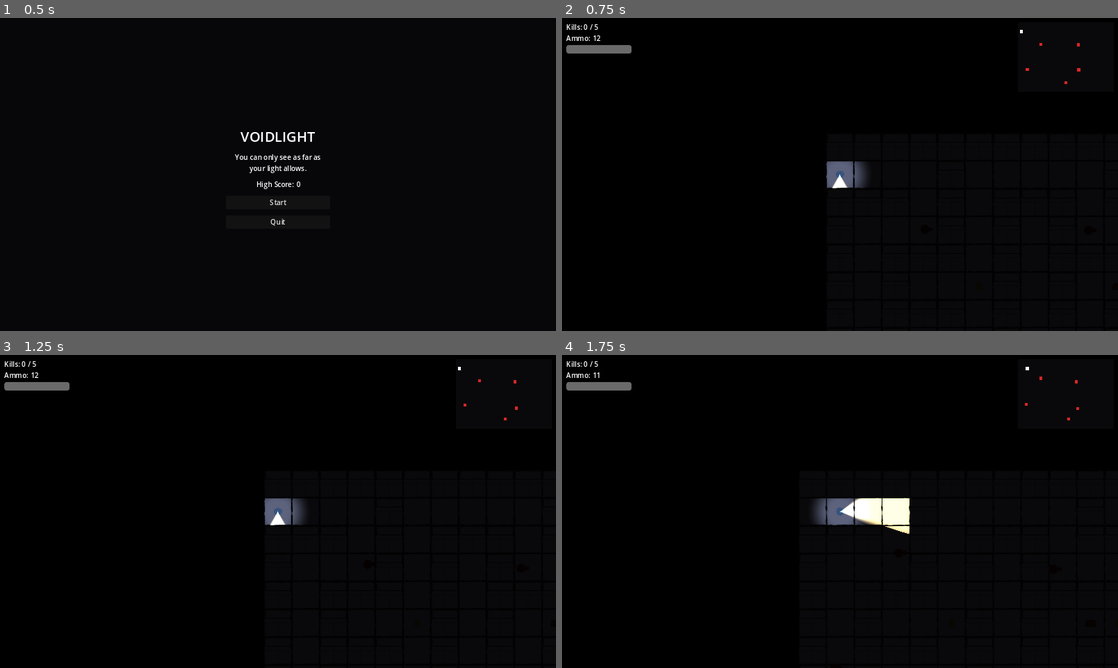
Above: before the commit, frames 1-4 (two rows, left to right).
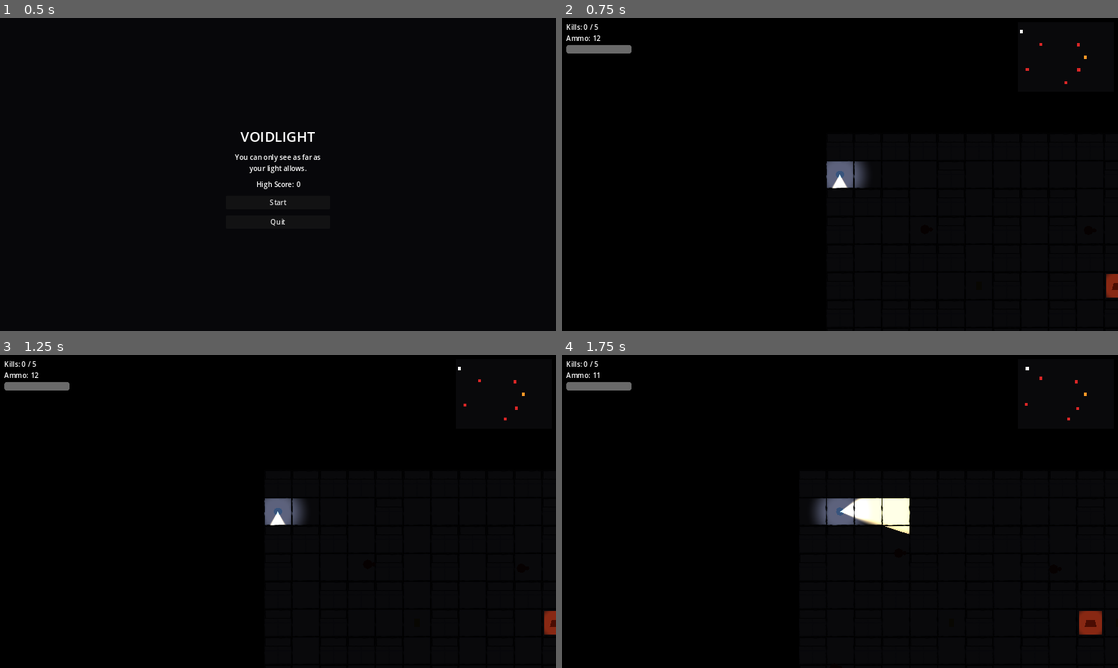
Above: after the commit, the same moments.

Repository: SonponYe/project_Voidlight
Game: Godot game, scene res://scenes/ui/main_menu.tscn
Same seed, same stepped clock (60 frames per second), same inputs: the game is played once before the commit and once after it.
Inputs (mouse positions are in pixels of both pictures, inside the frame that each line leads up to):
- Up to frame 1 (0.5 s): no input
- Up to frame 2 (0.75 s): click "Start" at 0.5 s
- Up to frame 3 (1.25 s): no input
- Up to frame 4 (1.75 s): tap Enter at 1.25 s; move the mouse to (962, 495) at 1.27 s; hold D (move_right) from 1.28 s (still down); click (962, 495) at 1.35 s

Frame 1 is identical in both runs. In frame 2, 0.2% of the frame differs, in the area x 93-100%, y 12-90%; in frame 3, 0.2%; in frame 4, 0.3%, in the area x 93-98%, y 12-90%.

Commit message:
Fireplaces: visible on the minimap, faint ember glow before ignition
Two separate discoverability complaints about the same object: you
couldn't find it on the map, and you couldn't see it in the world
until you were right on top of it.

- Minimap gets a generic register_landmark() (fixed position, fixed
  color, never removed) alongside the existing enemy-dot tracking.
  Level manager registers everything in the "landmarks" group, which
  fireplaces now join.
- Fireplaces get a second, always-on, small/dim PointLight2D ("dying
  embers") independent of the big ignition glow, so an unlit one is
  spottable from a short distance instead of invisible in the dark.

Co-Authored-By: Claude Sonnet 5 <noreply@anthropic.com>

Diff:
--- a/scenes/world/fireplace.tscn
+++ b/scenes/world/fireplace.tscn
@@ -23,4 +23,9 @@
 energy = 1.6
 shadow_enabled = true
 
+[node name="EmberGlow" type="PointLight2D" parent="."]
+color = Color(1, 0.55, 0.3, 1)
+energy = 0.5
+shadow_enabled = true
+
 [node name="FlameAudio" type="AudioStreamPlayer2D" parent="."]
--- a/scripts/ui/minimap.gd
+++ b/scripts/ui/minimap.gd
@@ -10,6 +10,7 @@
 
 var _player: Node2D
 var _enemy_dots: Dictionary = {}  # Enemy -> ColorRect
+var _landmark_dots: Dictionary = {}  # Node2D -> ColorRect, static position, never removed
 
 
 func setup(player: Node2D, monsters: Node, bounds: Rect2) -> void:
@@ -29,6 +30,18 @@
 	add_child(dot)
 	_enemy_dots[enemy] = dot
 	enemy.killed.connect(_on_enemy_killed)
+
+
+## For things that aren't enemies but are still worth finding on the map —
+## fireplaces, etc. Fixed position, fixed color, never removed.
+func register_landmark(landmark: Node2D, color: Color) -> void:
+	var dot := ColorRect.new()
+	dot.color = color
+	dot.size = dot_size
+	dot.mouse_filter = Control.MOUSE_FILTER_IGNORE
+	add_child(dot)
+	_landmark_dots[landmark] = dot
+	dot.position = _world_to_local(landmark.global_position) - dot_size / 2.0
 
 
 func _on_enemy_killed(enemy: Node) -> void:
--- a/scripts/world/fireplace.gd
+++ b/scripts/world/fireplace.gd
@@ -8,11 +8,13 @@
 
 @export var burn_duration := 15.0
 @export var light_radius := 420.0
+@export var ember_radius := 50.0
 
 const _TEX_SIZE := 256
 const _TEX_RANGE := 240.0
 
 @onready var glow: PointLight2D = $FirelightGlow
+@onready var ember_glow: PointLight2D = $EmberGlow
 @onready var flame_audio: AudioStreamPlayer2D = $FlameAudio
 
 var _lit := false
@@ -20,10 +22,17 @@
 
 
 func _ready() -> void:
+	add_to_group("landmarks")
 	body_entered.connect(_on_body_entered)
-	glow.texture = _build_radial_texture()
+	glow.texture = _build_radial_texture(1.0, 0.7, 0.35)
 	glow.texture_scale = light_radius / _TEX_RANGE
 	glow.enabled = false
+	# Always on, small and dim — so an unlit fireplace is still spottable
+	# from a short distance instead of being invisible until you're on top
+	# of it, the same way the player's own ambient glow works.
+	ember_glow.texture = _build_radial_texture(1.0, 0.45, 0.2)
+	ember_glow.texture_scale = ember_radius / _TEX_RANGE
+	ember_glow.enabled = true
 
 
 func _physics_process(delta: float) -> void:
@@ -59,8 +68,8 @@
 
 
 ## Soft circular falloff, no angle restriction (unlike the player's cone) —
-## built once per fireplace the same way the player builds its own cookie.
-func _build_radial_texture() -> ImageTexture:
+## built once per fireplace the same way the player builds its own cookies.
+func _build_radial_texture(r: float, g: float, b: float) -> ImageTexture:
 	var img := Image.create(_TEX_SIZE, _TEX_SIZE, false, Image.FORMAT_RGBA8)
 	var c := _TEX_SIZE / 2.0
 	for y in _TEX_SIZE:
@@ -69,5 +78,5 @@
 			var a := 0.0
 			if dist <= _TEX_RANGE:
 				a = 1.0 - smoothstep(_TEX_RANGE * 0.5, _TEX_RANGE, dist)
-			img.set_pixel(x, y, Color(1.0, 0.7, 0.35, a))
+			img.set_pixel(x, y, Color(r, g, b, a))
 	return ImageTexture.create_from_image(img)
--- a/scripts/world/level_manager.gd
+++ b/scripts/world/level_manager.gd
@@ -42,6 +42,8 @@
 
 	hud.set_total_monsters(_total_monsters)
 	hud.minimap.setup(player, monsters, level_bounds)
+	for landmark in get_tree().get_nodes_in_group("landmarks"):
+		hud.minimap.register_landmark(landmark, Color(1.0, 0.6, 0.15, 1.0))
 
 	exit_portal.body_entered.connect(_on_exit_entered)
 	exit_portal.monitoring = not require_all_kills_to_exit
